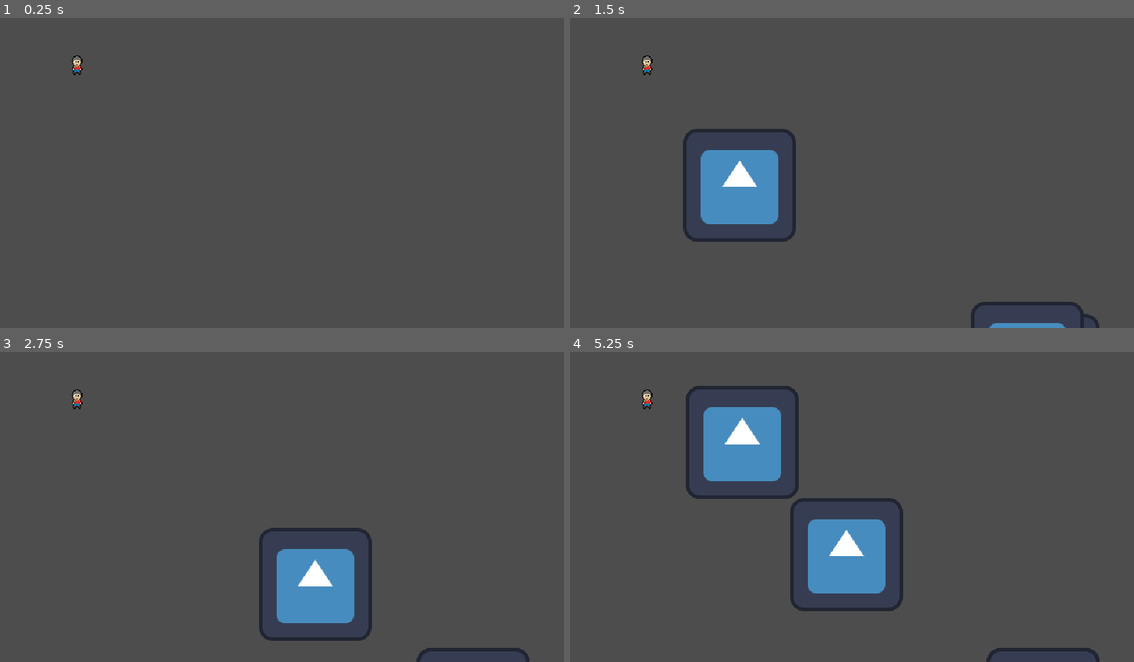
Above: before the commit, frames 1-4 (two rows, left to right).
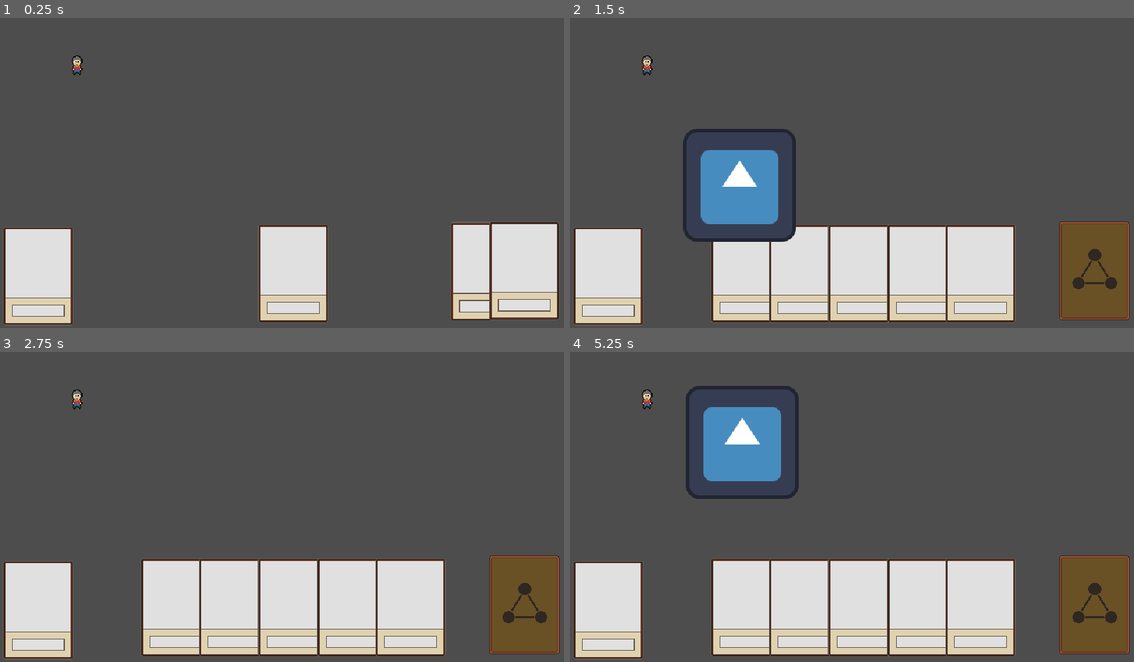
Above: after the commit, the same moments.

Repository: HaywardMorihara/action-card-game
Game: Godot game, scene res://Main.tscn
Two runs of this game, one before a commit and one after it. Both use one fixed random seed, a clock stepped at 60 frames per second and the inputs below. The engine's default icon, where the game draws it, is replaced by a stand-in: a white triangle on a blue panel in a dark square.
Inputs (mouse positions are in pixels of both pictures, inside the frame that each line leads up to):
- Up to frame 1 (0.25 s): no input
- Up to frame 2 (1.5 s): tap Enter (ui_accept) at 0.5, 0.77, 0.8, 1.07, 1.35 s; move the mouse to (976, 154) at 0.52 s; hold Space (ui_select) 0.53-1.28 s; move the mouse to (739, 185) at 1.27 s
- Up to frame 3 (2.75 s): tap Enter (ui_accept) at 1.52, 1.82, 2.3 s; tap Space (ui_select) at 1.55 s; move the mouse to (338, 432) at 2.02 s; press the mouse at (338, 432) at 2.03 s
- Up to frame 4 (5.25 s): move the mouse to (823, 565) at 2.77 s; release the mouse at (823, 565) at 2.78 s; tap Space (ui_select) at 2.85, 4.55 s; tap Enter (ui_accept) at 3.02, 3.32, 3.77, 3.8, 4.07, 4.35, 4.52, 4.82 s; move the mouse to (1021, 550) at 3.52 s; hold Space (ui_select) 3.53-4.28 s; move the mouse to (682, 454) at 4.27 s; move the mouse to (880, 503) at 5.02 s; press the mouse at (880, 503) at 5.03 s

The runs differ from the first frame. In frame 1, 14% of the frame differs, in the area x 0-100%, y 65-100%; in frame 2, 25%; in frame 3, 26%; in frame 4, 28%, in the area x 0-100%, y 47-100%.

Commit message:
Starting the Card UI

Diff:
--- a/card_game/Card.gd
+++ b/card_game/Card.gd
@@ -1,9 +1,8 @@
 class_name Card extends Node2D
 
-signal animation_finished
+@export_file("*.gd") var effect_filepath : String
 
-@export var animation_move_speed : float = 1.0
-@export_file("*.gd") var effect_filepath : String
+var animation_move_speed : float = 0.1
 
 @onready var effect : CardEffect = load(effect_filepath).new();
 
@@ -13,11 +12,7 @@
 func get_effect_description() -> String:
 	return effect.get_description();
 
-func move_to(pos : Vector2) -> Signal:
+func move_to(target : Vector2, callback : Callable):
 	var tween : Tween = create_tween();
-	tween.tween_property(self, "position", pos, animation_move_speed);
-	tween.tween_callback(_finished_animation);
-	return animation_finished;
-
-func _finished_animation():
-	animation_finished.emit();
+	tween.tween_property(self, "global_position", target, animation_move_speed);
+	tween.tween_callback(callback);
--- a/card_game/Card.tscn
+++ b/card_game/Card.tscn
@@ -1,11 +1,10 @@
 [gd_scene load_steps=3 format=3 uid="uid://dixa05st8m4cw"]
 
 [ext_resource type="Script" path="res://card_game/Card.gd" id="1_ftvbs"]
-[ext_resource type="Texture2D" uid="uid://cw8e2jbeytn0e" path="res://icon.svg" id="2_ihedb"]
+[ext_resource type="Texture2D" uid="uid://fe2habq28skx" path="res://assets/art/blank_card_front.png" id="2_uykmo"]
 
 [node name="Card" type="Node2D"]
 script = ExtResource("1_ftvbs")
-animation_move_speed = 0.5
 
 [node name="Sprite2D" type="Sprite2D" parent="."]
-texture = ExtResource("2_ihedb")
+texture = ExtResource("2_uykmo")
--- a/card_game/CardGame.gd
+++ b/card_game/CardGame.gd
@@ -8,26 +8,35 @@
 
 func _ready():
 	GlobalSignals.draw_cards.connect(_draw_cards)
+	# TODO Remove - for testing
+	_draw_cards(5);
 
 func _physics_process(delta):
 	while not _animation_queue.is_empty() and not _is_card_animation_in_progress:
 		var next_animation : Callable = _animation_queue.pop_front();
-		var animation_signal = next_animation.call();
-		if animation_signal:
-			_is_card_animation_in_progress = true
-			animation_signal.connect(_on_animation_finished)
+		_is_card_animation_in_progress = true;
+		next_animation.call(_on_animation_finished);
 
 func _on_animation_finished():
 	_is_card_animation_in_progress = false;
 
 func _draw_cards(count : int):
 	for i in count:
-		_animation_queue.append(_draw_card)
+		_draw_card();
 
-# Returns Signal or null (Godot won't let me make that the return type)
 func _draw_card():
-	var next_card : Card = deck.pop();
+	var next_card : Card = deck.draw_card();
 	if not next_card:
 		return null
-	hand.add_card(next_card);
-	return next_card.move_to(hand.position);
+	add_child(next_card);
+	# Important: This has to come after being added as a child, or else position doesn't work
+	next_card.global_position = deck.global_position;
+
+	_animation_queue.append(func(callback : Callable):
+		next_card.move_to(hand.global_position, callback);
+	);
+
+	_animation_queue.append(func(callback : Callable):
+		remove_child(next_card);
+		hand.add_card(next_card, callback);
+	);
--- a/card_game/CardGame.tscn
+++ b/card_game/CardGame.tscn
@@ -1,17 +1,18 @@
-[gd_scene load_steps=4 format=3 uid="uid://cj2ni6ca0ci5"]
+[gd_scene load_steps=5 format=3 uid="uid://cj2ni6ca0ci5"]
 
-[ext_resource type="Script" path="res://card_game/Deck.gd" id="1_7ug8f"]
 [ext_resource type="Script" path="res://card_game/CardGame.gd" id="1_q7d6n"]
-[ext_resource type="Script" path="res://card_game/Hand.gd" id="3_woq7r"]
+[ext_resource type="PackedScene" uid="uid://x1v2pfqgxd7d" path="res://card_game/Hand.tscn" id="2_qrhnp"]
+[ext_resource type="PackedScene" uid="uid://4tnlkd0gc7vf" path="res://card_game/Deck.tscn" id="3_6yrxi"]
+[ext_resource type="PackedScene" uid="uid://xrnqm8q6wu6o" path="res://card_game/DiscardPile.tscn" id="4_n424s"]
 
 [node name="CardGame" type="Node2D"]
 script = ExtResource("1_q7d6n")
 
-[node name="Deck" type="Node2D" parent="."]
-script = ExtResource("1_7ug8f")
+[node name="Deck" parent="." instance=ExtResource("3_6yrxi")]
+position = Vector2(594, 295)
 
-[node name="Hand" type="Node2D" parent="."]
-position = Vector2(268, 204)
-script = ExtResource("3_woq7r")
+[node name="DiscardPile" parent="." instance=ExtResource("4_n424s")]
+position = Vector2(43, 301)
 
-[node name="DiscardPile" type="Node2D" parent="."]
+[node name="Hand" parent="." instance=ExtResource("2_qrhnp")]
+position = Vector2(332, 298)
--- a/card_game/Deck.gd
+++ b/card_game/Deck.gd
@@ -10,7 +10,7 @@
 	_load_deck_contents();
 	shuffle();
 
-func pop() -> Card:
+func draw_card() -> Card:
 	return _deck_contents.pop_front();
 
 func shuffle():
--- a/card_game/Deck.tscn
+++ b/card_game/Deck.tscn
@@ -1,6 +1,10 @@
-[gd_scene load_steps=2 format=3 uid="uid://4tnlkd0gc7vf"]
+[gd_scene load_steps=3 format=3 uid="uid://4tnlkd0gc7vf"]
 
 [ext_resource type="Script" path="res://card_game/Deck.gd" id="1_t7ann"]
+[ext_resource type="Texture2D" uid="uid://dtiqtg7mfxteo" path="res://assets/art/card.png" id="2_o3cqm"]
 
 [node name="Deck" type="Node2D"]
 script = ExtResource("1_t7ann")
+
+[node name="Sprite2D" type="Sprite2D" parent="."]
+texture = ExtResource("2_o3cqm")
--- /dev/null
+++ b/card_game/DiscardPile.tscn
@@ -0,0 +1,8 @@
+[gd_scene load_steps=2 format=3 uid="uid://xrnqm8q6wu6o"]
+
+[ext_resource type="Texture2D" uid="uid://fe2habq28skx" path="res://assets/art/blank_card_front.png" id="1_o1j3t"]
+
+[node name="DiscardPile" type="Node2D"]
+
+[node name="Sprite2D" type="Sprite2D" parent="."]
+texture = ExtResource("1_o1j3t")
--- a/card_game/Hand.gd
+++ b/card_game/Hand.gd
@@ -1,12 +1,27 @@
 class_name Hand extends Node2D
 
-func add_card(card : Card):
-	add_child(card);
+@onready var contents : Node = $Contents;
+
+func add_card(card : Card, callback : Callable):
+	contents.add_child(card);
+	# TODO This is a hack I don't love
+	card.position = Vector2.ZERO;
+	_rebalance(callback);
+
+func _rebalance(callback : Callable):
+	var hand_width = $CollisionShape2D.shape.get_size().x;
+	var cards_in_hand = contents.get_children();
+	var num_cards_in_hand = cards_in_hand.size();
+	for i in range(num_cards_in_hand):
+		var new_pos = self.global_position;
+		var x_diff = - (hand_width / 2) + (hand_width / (num_cards_in_hand + 1)) * (i + 1);
+		new_pos.x += x_diff;
+		cards_in_hand[i].move_to(new_pos, callback);
 
 func _input(event):
+	# TODO Remove
 	if event.is_action_pressed("ui_select"):
-		print("playing a random card");
-		var children = get_children();
+		var children = contents.get_children();
 		if len(children) == 0:
 			return;
 		children[0].play();
--- /dev/null
+++ b/card_game/Hand.tscn
@@ -0,0 +1,14 @@
+[gd_scene load_steps=3 format=3 uid="uid://x1v2pfqgxd7d"]
+
+[ext_resource type="Script" path="res://card_game/Hand.gd" id="1_juich"]
+
+[sub_resource type="RectangleShape2D" id="RectangleShape2D_1yneu"]
+size = Vector2(400, 100)
+
+[node name="Hand" type="Area2D"]
+script = ExtResource("1_juich")
+
+[node name="CollisionShape2D" type="CollisionShape2D" parent="."]
+shape = SubResource("RectangleShape2D_1yneu")
+
+[node name="Contents" type="Node2D" parent="."]
--- a/card_game/effects/AimAndShootFireballEffect.gd
+++ b/card_game/effects/AimAndShootFireballEffect.gd
@@ -5,9 +5,11 @@
 
 func execute(world : World):
 	var point_and_click_effect = PointAndClickEffect.new();
+
 	var create_fireball_effect = CreateFireballEffect.new();
+	point_and_click_effect.next_effect = create_fireball_effect;
 
-	point_and_click_effect.next_effect = create_fireball_effect;
-	create_fireball_effect.next_effect = next_effect;
+	if next_effect:
+		create_fireball_effect.next_effect = next_effect;
 
 	point_and_click_effect.execute(world);
--- a/card_game/effects/PointAndClickEffect.gd
+++ b/card_game/effects/PointAndClickEffect.gd
@@ -7,8 +7,8 @@
 
 func execute(world : World):
 	var aimer : Aimer = AimerScene.instantiate();
+	world.add_child(aimer);
 	aimer.aim_finished.connect(_on_aimer_finished);
-	world.add_child(aimer);
 
 func _on_aimer_finished(target : Vector2):
 	if next_effect:
--- a/world/Player.gd
+++ b/world/Player.gd
@@ -1,12 +1 @@
 class_name Player extends CharacterBody2D
-
-func _input(event):
-	if event.is_action_pressed("ui_accept"):
-		print("picked up 'draw 2 cards' - emitting signal");
-		GlobalSignals.draw_cards.emit(2);
-
-
-#func _physics_process(delta):
-#	if Input.is_action_pressed("move_right"):
-#		# Move as long as the key/button is pressed.
-#		position.x += speed * delta
Binary file added: assets/art/blank_card_front.png
Not shown, added: assets/art/blank_card_front.png.import
Binary file added: assets/art/card.aseprite
Binary file added: assets/art/card.png
Not shown, added: assets/art/card.png.import
Binary file added: assets/art/card_concepts.aseprite
Binary file added: assets/art/card_template.aseprite
Binary file added: assets/art/cards.aseprite
Binary file added: assets/art/cards/fireball_card.aseprite
Binary file added: assets/art/cards/fireball_card.png
Not shown, added: assets/art/cards/fireball_card.png.import
Binary file added: assets/art/palette.aseprite
